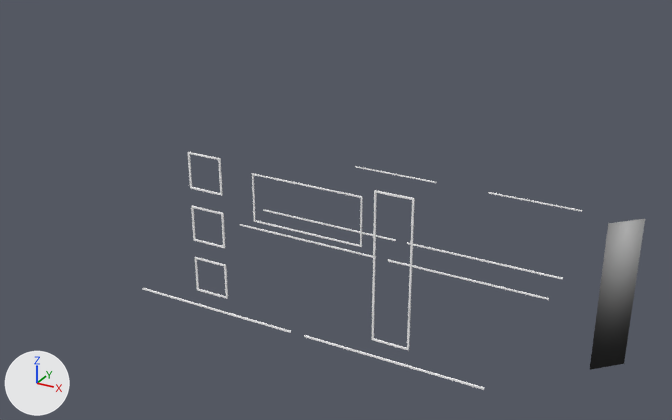
The FBX model assets/xavier/final/peripherals.fbx as it was, and as the next commit left it.
The view is the same before and after, from a 50 mm camera at (0.329, -0.765, 0.394) aimed at (-0.05, -0.077, 0.05). Arrows for +X, +Y and +Z are at lower left; the lights stay in place. Where no turn or scale is listed for an object, it has been applied to the vertices.
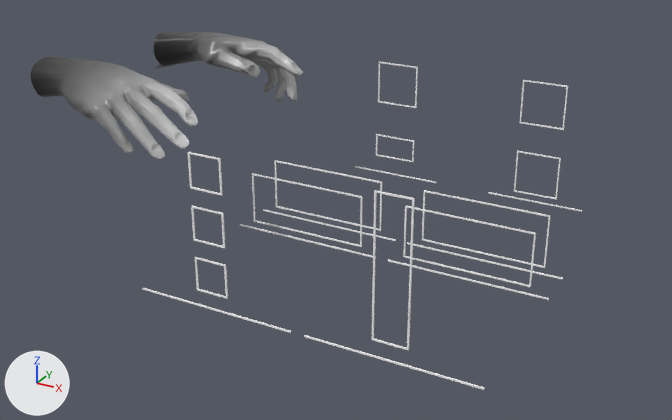
Changed parts and their boxes [x1, y1, x2, y2] in the pictures (672 x 420 px):
'polySurface693', added
    after: [31, 56, 198, 159]
'gradient_transparent', deleted
    before: [589, 219, 645, 370]
'polySurface691', added
    after: [152, 32, 303, 102]
'polySurface684', added
    after: [403, 206, 536, 287]
'polySurface865', added
    after: [422, 190, 551, 268]
'polySurface853', added
    after: [274, 160, 382, 231]
'polySurface866', added
    after: [519, 80, 568, 130]
'polySurface854', added
    after: [514, 151, 561, 199]
'polySurface867', added
    after: [378, 62, 418, 108]
'polySurface855', added
    after: [376, 134, 414, 162]

Patch to the scene script:
```diff
--- a/assets/xavier/final/peripherals.fbx.py
+++ b/assets/xavier/final/peripherals.fbx.py
@@ me_mesh_020 @@
+me_mesh_020.from_pydata(...)  # 847 vertices, 835 faces; spans x -0.084..0.112, y -0.039..0.041, z -0.038..0.036
+me_mesh_020.materials.append(mat_neon1)  # picture img_fade_jpg
@@ me_mesh_015 @@
+me_mesh_015.from_pydata(...)  # 32 vertices, 32 faces; spans x -0.0227..0.0227, y -0.0006..0.0006, z -0.0225..0.0225
+me_mesh_015.materials.append(mat_neon)  # white #ffffff
@@ me_mesh_016 @@
+me_mesh_016.from_pydata(...)  # 32 vertices, 32 faces; spans x -0.0228..0.0228, y -0.0006..0.0006, z -0.0125..0.0125
+me_mesh_016.materials.append(mat_neon)  # white #ffffff
@@ me_mesh_019 @@
+me_mesh_019.from_pydata(...)  # 32 vertices, 32 faces; spans x -0.0227..0.0227, y -0.0006..0.0006, z -0.0225..0.0225
+me_mesh_019.materials.append(mat_neon)  # white #ffffff
@@ me_mesh_021 @@
+me_mesh_021.from_pydata(...)  # 841 vertices, 830 faces; spans x -0.067..0.113, y -0.044..0.055, z -0.034..0.032
+me_mesh_021.materials.append(mat_neon1)  # picture img_fade_jpg
@@ ob_gradient_transparent @@
-ob_gradient_transparent = bpy.data.objects.new('gradient_transparent', me_mesh_013)
-ob_gradient_transparent.location = (0.2219, -0.1534, 0.0688)
@@ ob_polysurface865 @@
+ob_polysurface865 = bpy.data.objects.new('polySurface865', me_mesh_012.copy())  # the mesh of ob_polysurface643
+ob_polysurface865.location = (0.08, -0.04, 0.045)
@@ ob_polysurface691 @@
+ob_polysurface691 = bpy.data.objects.new('polySurface691', me_mesh_020)
+ob_polysurface691.location = (-0.255, 0.0367, 0.1344)
@@ ob_polysurface854 @@
+ob_polysurface854 = bpy.data.objects.new('polySurface854', me_mesh_015)
+ob_polysurface854.location = (0.08, 0.115, 0.0425)
@@ ob_polysurface855 @@
+ob_polysurface855 = bpy.data.objects.new('polySurface855', me_mesh_016)
+ob_polysurface855.location = (-0.0812, 0.115, 0.0437)
@@ ob_polysurface853 @@
+ob_polysurface853 = bpy.data.objects.new('polySurface853', me_mesh_012.copy())  # the mesh of ob_polysurface643
+ob_polysurface853.location = (-0.08, -0.04, 0.045)
@@ ob_polysurface867 @@
+ob_polysurface867 = bpy.data.objects.new('polySurface867', me_mesh_019)
+ob_polysurface867.location = (-0.08, 0.115, 0.1158)
@@ ob_polysurface684 @@
+ob_polysurface684 = bpy.data.objects.new('polySurface684', me_mesh_012.copy())  # the mesh of ob_polysurface643
+ob_polysurface684.location = (0.08, -0.08, 0.045)
@@ ob_polysurface866 @@
+ob_polysurface866 = bpy.data.objects.new('polySurface866', me_mesh_015.copy())
+ob_polysurface866.location = (0.08, 0.115, 0.1175)
@@ ob_polysurface693 @@
+ob_polysurface693 = bpy.data.objects.new('polySurface693', me_mesh_021)
+ob_polysurface693.location = (-0.2619, -0.1455, 0.144)
```
